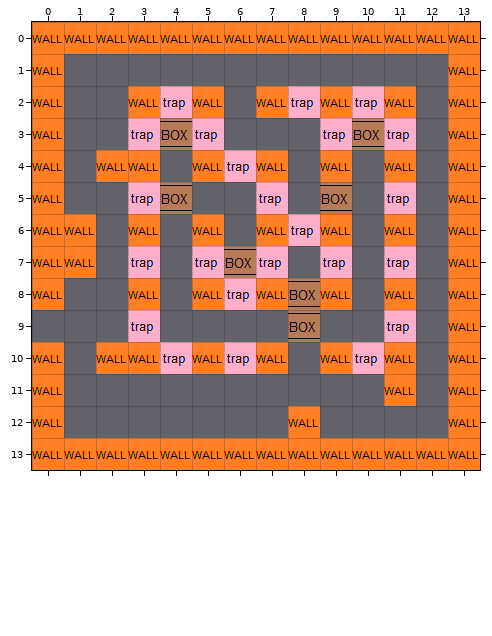
Tiled map -- datas/maps/delta2.tmx. This is how it looked before the edit.
Cells are 32x32 px. Shown: x 0..13, y 0..13.
New version:
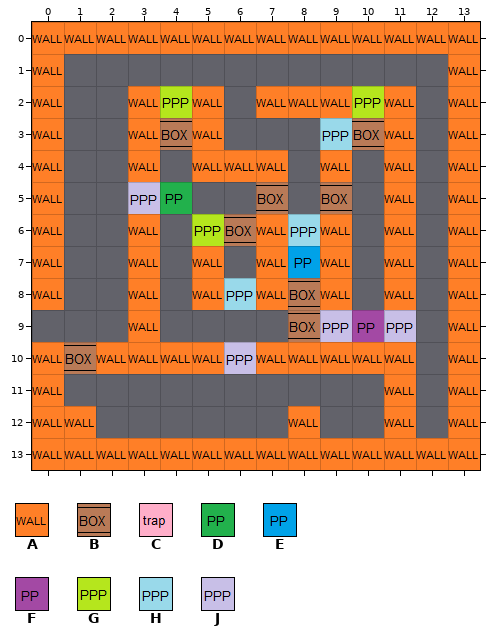
Key: from "meta": A 0, B 1, C 3, D 4, E 5, F 6, G 8, H 9, J 10.
_ is an empty cell.
The exact change:
Layer "meta":
The author changed tile C to tile A in row 2 at x 8; in row 3 at x 3, 5 and 11; in row 4 at x 6; in row 5 at x 11; in row 7 at x 3, 5, 7, 9 and 11; in row 9 at x 3.
The author changed tile C to tile A in row 10 at x 4 and 10.
Tile A now appears in row 10 at x 8; in row 12 at x 1 and 11.
The author changed tile C to tile B in row 5 at x 7.
Tile B now appears in row 6 at x 6; in row 10 at x 1.
The author changed tile B to tile D in row 5 at x 4.
Tile E now appears in row 7 at x 8.
Tile F now appears in row 9 at x 10.
The author changed tile A to tile G in row 6 at x 5.
The author changed tile C to tile G in row 2 at x 4 and 10.
The author changed tile C to tile H in row 3 at x 9; in row 6 at x 8; in row 8 at x 6.
The author changed tile C to tile J in row 5 at x 3; in row 9 at x 11; in row 10 at x 6.
Tile J now appears in row 9 at x 9.
Tile A is gone in row 4 at x 2; in rows 6 to 7 at x 1.
Tile B is gone in row 7 at x 6.
Boxes around the changes in both pictures, in picture pixels (x1, y1, x2, y2):
changed: (96, 86, 416, 310)
removed: (64, 214, 96, 278)
changed: (128, 310, 192, 374)
changed: (288, 310, 416, 374)
added: (64, 342, 96, 374)
changed: (224, 342, 256, 374)
added: (64, 406, 96, 438)
added: (384, 406, 416, 438)
